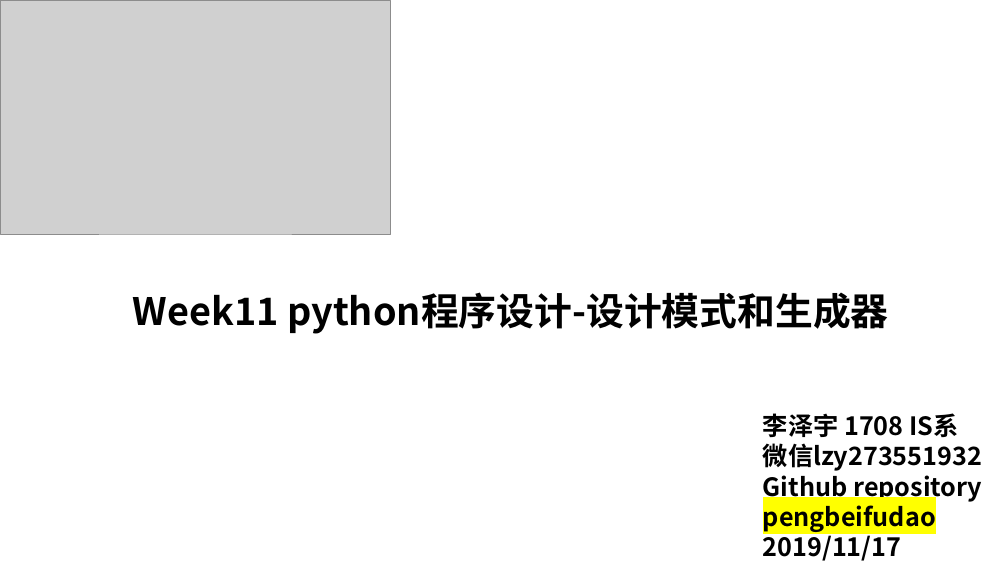
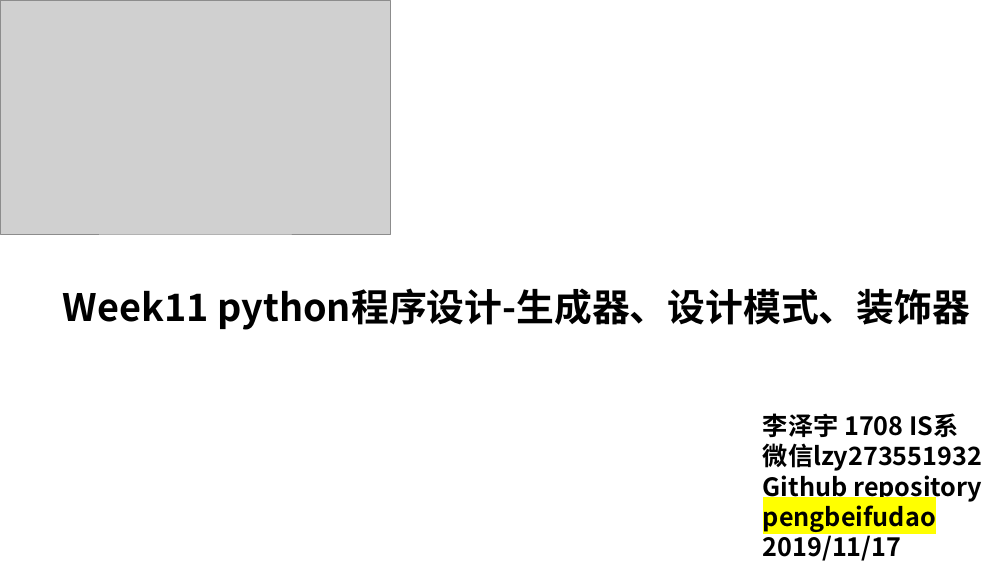
Before and after one commit to lizeyubuaa/pengbeifudao, a slide deck: slide 1 of week11/第十一周设计模式、装饰器、生成器.pptx. Drawn at 1008x567 pixels with LibreOffice and Linux fonts; fonts in the diff are those of the drawing; grey boxes stand for pictures. Boxes give left, top, right and bottom in pixels: in the first picture for what was removed or moved away, otherwise in the second. Text is boxed around its words. In the diff, an @@ line names an element or a change of style, - is before the commit and + after.

Commit message:
week11 version2

```diff
--- a/week11/第十一周设计模式、装饰器、生成器.pptx
+++ b/week11/第十一周设计模式、装饰器、生成器.pptx
@@ text at <box>63,288,970,330</box>: text changed @@
-Week11 python程序设计-设计模式和生成器
+Week11 python程序设计-生成器、设计模式、装饰器
```
Also in this commit, not shown: 2 other slides changed, 1 slide added, 5 other files.
